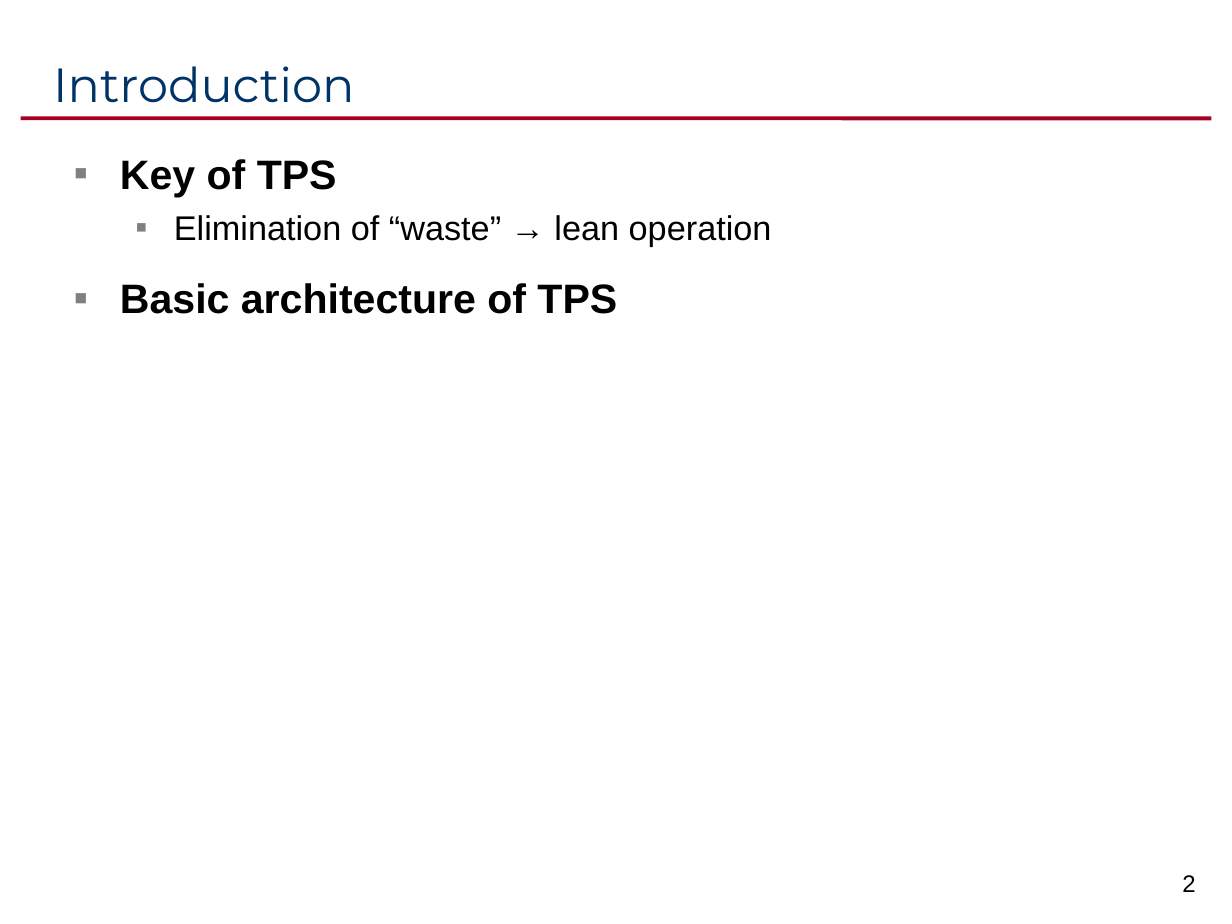
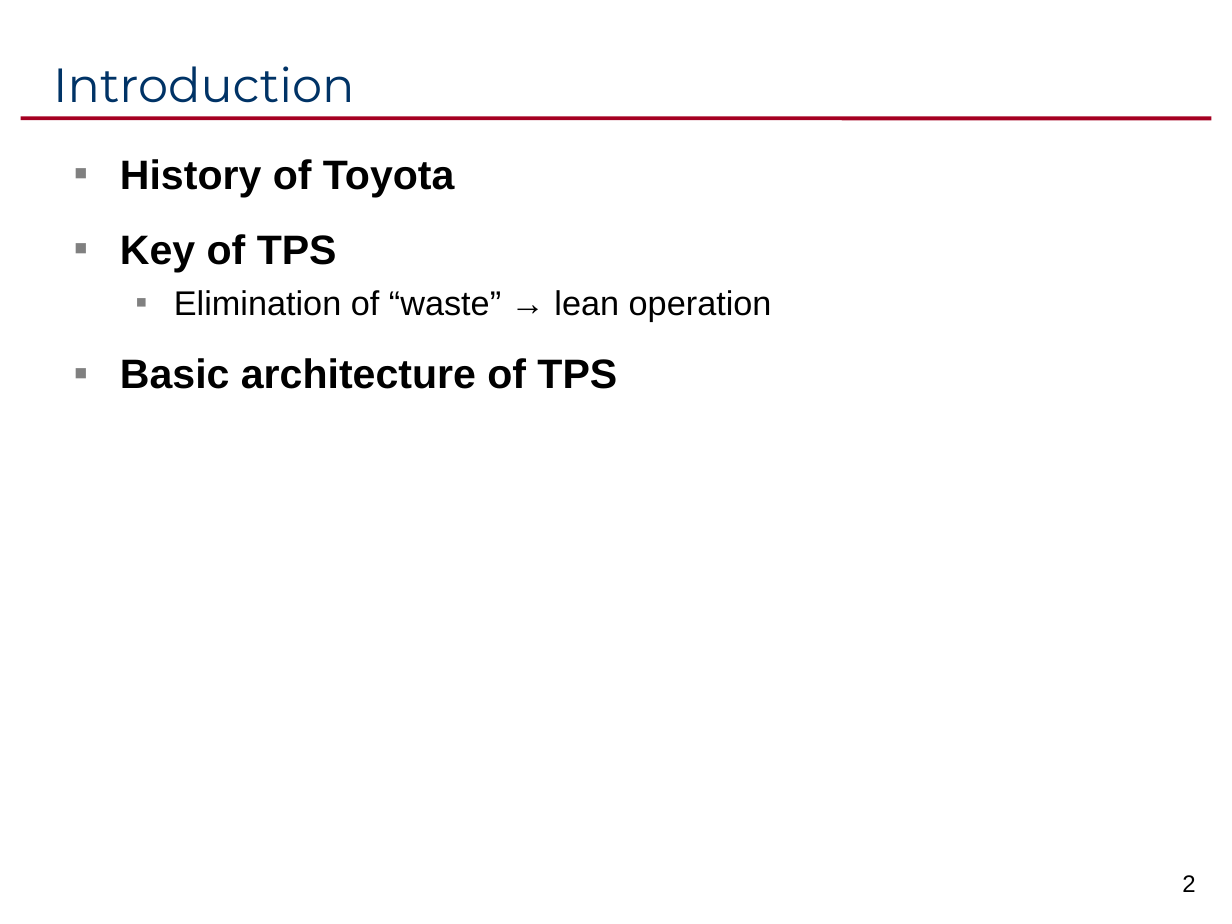
Before and after one commit to ikelab/courses, a slide deck: slide 2 of pm2016/c11.ppt. Drawn at 1232x924 pixels with LibreOffice and Linux fonts; fonts in the diff are those of the drawing. Boxes give left, top, right and bottom in pixels: in the first picture for what was removed or moved away, otherwise in the second. Text is boxed around its words. In the diff, an @@ line names an element or a change of style, - is before the commit and + after.

```diff
--- a/pm2016/c11.ppt
+++ b/pm2016/c11.ppt
@@ text at [120, 159, 455, 197]: paragraph added @@
+▪ History of Toyota
```
Also in this commit, not shown: 1 other slide changed.
